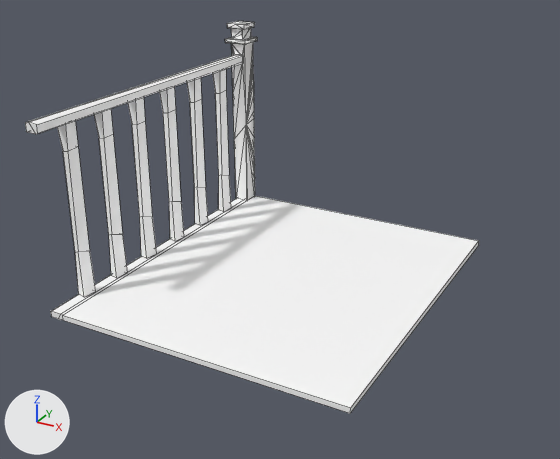
What one commit did to the FBX model 3DFProject_Official/Assets/3D_Assets/Stair/SM_Corridor.fbx.
Before and after are seen from a 50 mm camera at (9.64, -1.46, 7.14) aimed at (7.5, 2.43, 5.19). The axes (+X, +Y, +Z) are drawn at lower left. The lights are the same throughout. Mesh edges are drawn as thin lines. Where no turn or scale is listed for an object, it has been applied to the vertices.

The scene before the commit, as lines of its bpy script (objects in view):
```python
me_mesh = bpy.data.meshes.new('Mesh')
me_mesh.from_pydata(...)  # 329 vertices, 359 faces; spans x -0.04..2.01, y -2.28..0.04, z 0.0..1.46
me_mesh.materials.append(mat_mi_corridor)  # its picture is missing
# before: 293 (2.01, 0.0, 0.0) at pixel (478, 245), 294 (2.0, -2.27, 0.0) at pixel (350, 413), 295 (2.0, 0.0, 0.04) at pixel (478, 240), 296 (2.0, -2.27, 0.04) at pixel (350, 407)
ob_sm_corridor = bpy.data.objects.new('SM_Corridor', me_mesh)
ob_sm_corridor.location = (6.417, 3.754, 4.75)
```
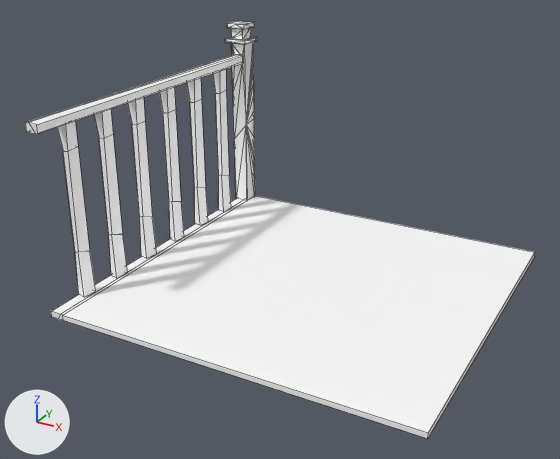
Commit message: Update corridor

Where the change shows, as pixel boxes (x1, y1, x2, y2) in the pictures (560 x 459 px; the box of a moved part takes in the faces that stretch with it):
```json
{"object": "SM_Corridor", "change": "reshaped", "before": [25, 21, 479, 413], "after": [25, 21, 535, 439], "on screen": "12% wider, 7% taller"}
{"part": 1, "of": "me_mesh", "change": "moved or reshaped", "before": [346, 224, 479, 413], "after": [346, 224, 535, 439]}
```

Edits to the scene script, one JSON object a line:
```json
{"block": "me_mesh", "where": "me_mesh.from_pydata(...)  # 329 vertices, 359 faces; spans x -0.04..2.01, y -2.28..0.04, z 0.0..1.46"}
{"block": "me_mesh", "where": "# used by ob_sm_corridor; location = (6.417, 3.754, 4.75)"}
{"block": "me_mesh", "change": "me_mesh part 1"}
{"op": "add", "block": "me_mesh", "code": "for i in [*range(293, 297)]: me_mesh.vertices[i].co += Vector((0.4, 0.0, 0.0))"}
```
